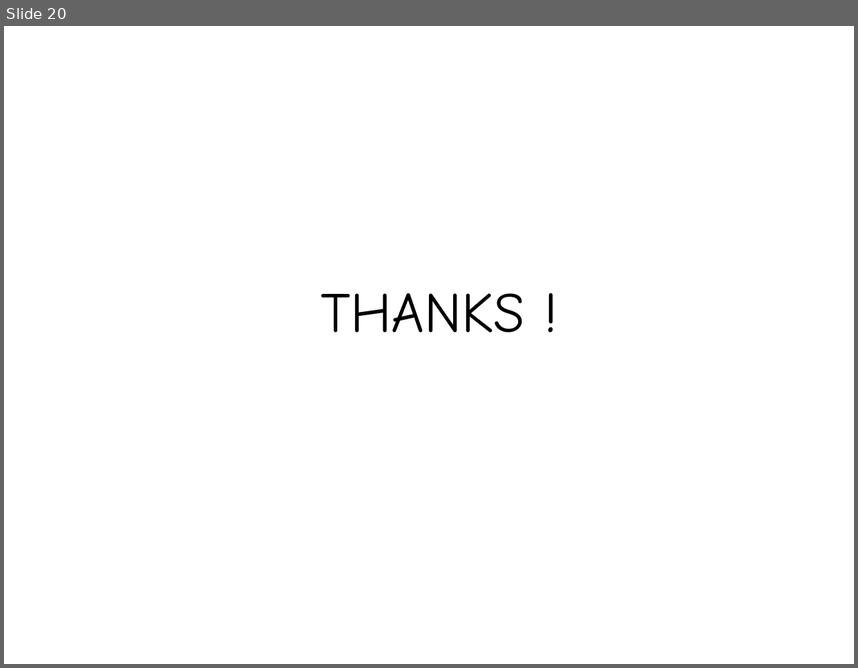
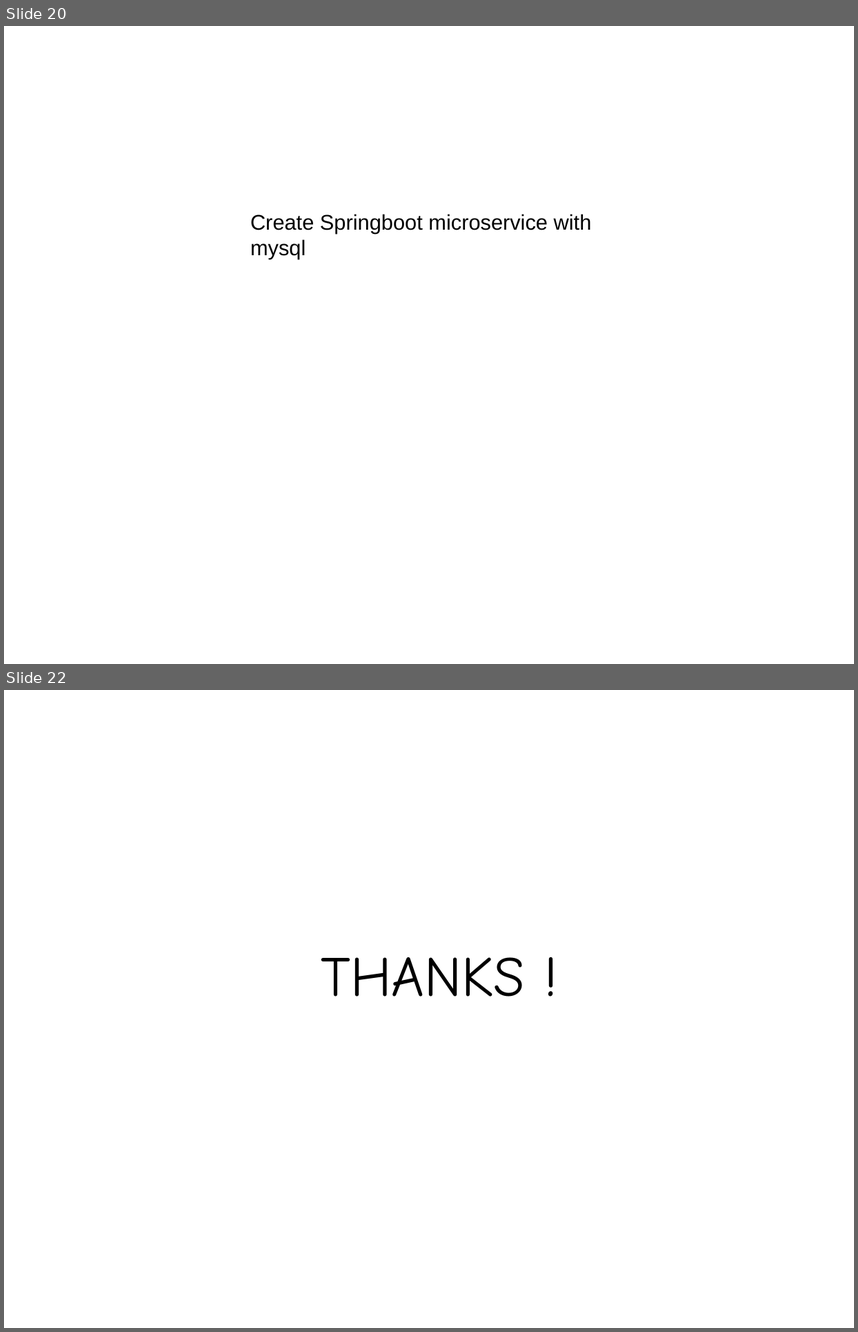
Before and after one commit to falcon-sky/tcs_microservice_training, a slide deck: Day3/spring-boot-database.pptx. Shown one above the other, each under a label of ours: slide 20 before the commit, slides 20 and 22 after it; the slides between them are not shown. The pictures are 858x668 and 858x1332 pixels, drawn with LibreOffice and Linux fonts; fonts in the diff are those of the drawing. Boxes give left, top, right and bottom in pixels: in the first picture for what was removed or moved away, otherwise in the second. Text is boxed around its words. In the diff, an @@ line names an element or a change of style, - is before the commit and + after.

```diff
--- a/Day3/spring-boot-database.pptx
+++ b/Day3/spring-boot-database.pptx
@@ slide 20 added at (4,26,854,664), background #FFFFFF @@
@@ text added at (250,214,592,259), 18 pt, text #000000 @@
+Create Springboot microservice with mysql
@@ what was slide 20 is now slide 22 @@
```
Also in this commit, not shown: 1 slide changed, 1 other slide added.
